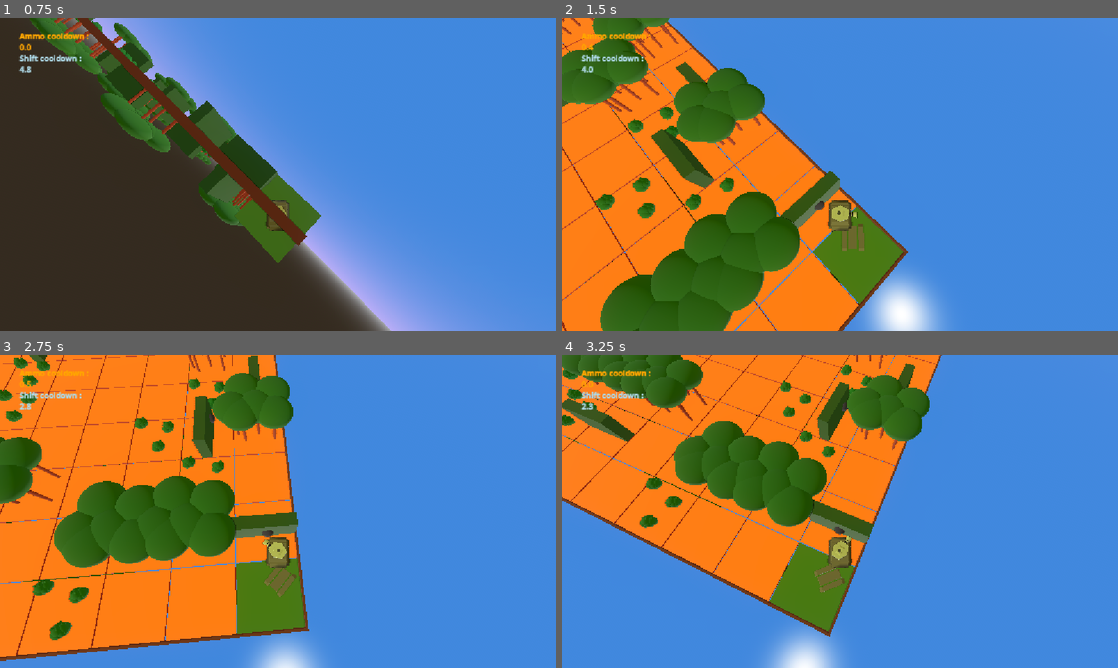
Above: before the commit, frames 1-4 (two rows, left to right).
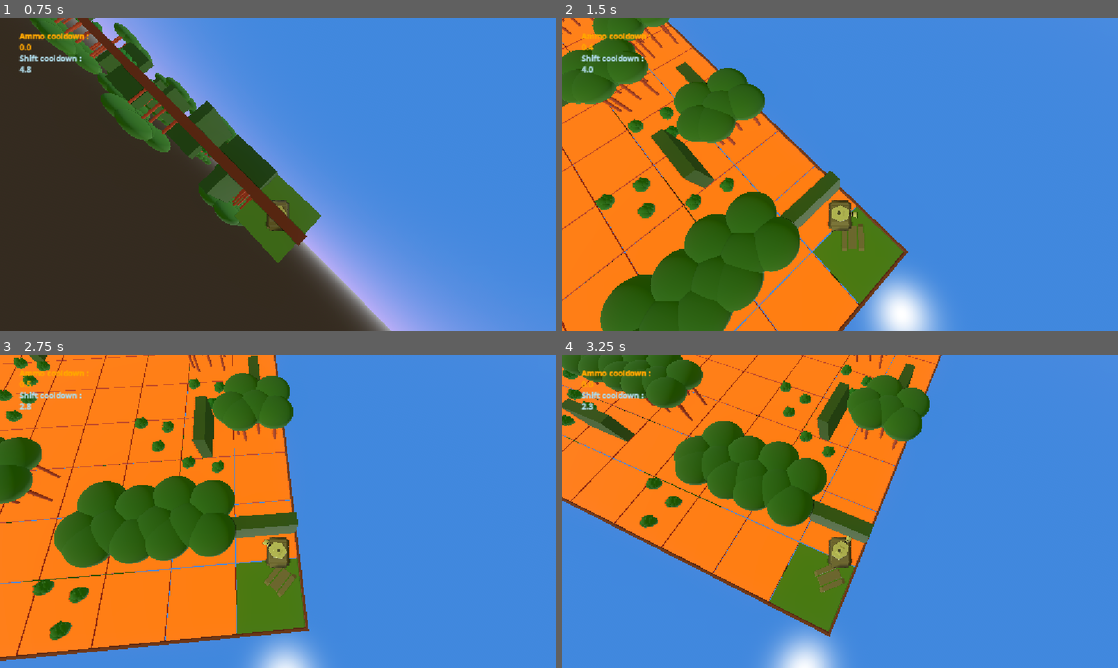
Above: after the commit, the same moments.

Repository: Grihgrix/Tank_Shift
Game: Godot game, scene res://Game scenes/Main_game_scene.tscn
Same seed, same stepped clock (60 frames per second), same inputs: the game is played once before the commit and once after it.
Inputs (mouse positions are in pixels of both pictures, inside the frame that each line leads up to):
- Up to frame 1 (0.75 s): tap Enter (ui_accept) at 0.5 s; move the mouse to (55, 55) at 0.52 s; hold Up (ui_up) from 0.53 s (still down); right-click (55, 55) at 0.6 s
- Up to frame 2 (1.5 s): keep holding Up (ui_up); tap Enter (ui_accept) at 0.77, 1.07 s; click (617, 55) at 0.8 s; move the mouse to (1006, 221) at 1.27 s; click (1006, 221) at 1.35 s
- Up to frame 3 (2.75 s): tap Enter (ui_accept) at 1.52, 1.55, 1.82, 2.1 s; move the mouse to (55, 392) at 2.02 s; release Up (ui_up) at 2.03 s; hold Left (ui_left) from 2.03 s (still down); click (55, 392) at 2.17 s; right-click (55, 392) at 2.3 s
- Up to frame 4 (3.25 s): keep holding Left (ui_left); move the mouse to (867, 511) at 2.77 s; right-click (867, 511) at 2.85 s; tap Enter (ui_accept) at 3.02 s; click (867, 511) at 3.05 s

Frame 1 is identical in both runs. In frame 2, less than 0.1% of the frame differs, in the area x 45-48%, y 58-62%; in frame 3, less than 0.1%, in the area x 37-50%, y 18-59%; in frame 4, less than 0.1%.

Commit message:
Character death implemented
Character death will prevent it to be controlled b the player
Character death is implemented upon projectile collision

Diff:
--- a/Game scenes/Character scenes/character.gd
+++ b/Game scenes/Character scenes/character.gd
@@ -17,6 +17,8 @@
 # characters deifferentiation variables
 @export var is_player:bool
 @export var character_id:int
+
+@onready var is_alive:bool = true
 
 
 
@@ -52,7 +54,7 @@
 	##############
 
 	# Upside-down shift command capture
-	if is_player and Input.is_action_just_pressed("ui_accept") and shift_timer.is_stopped():
+	if is_player and is_alive and Input.is_action_just_pressed("ui_accept") and shift_timer.is_stopped():
 		# Start the cooldown
 		shift_timer.start(Global.shift_cooldown)
 		# Trigger reparenting (in the main script)
@@ -66,7 +68,7 @@
 	###########################
 	# Command a distant Shift #
 	###########################
-	if is_player and Input.is_action_just_released("Distant_Shift") and shift_timer.is_stopped():
+	if is_player and is_alive and Input.is_action_just_released("Distant_Shift") and shift_timer.is_stopped():
 		# Start the cooldown
 		shift_timer.start(Global.shift_cooldown)
 		# Trigger reparenting (in the main script) and shift (in the tile script)
@@ -97,7 +99,7 @@
 	# Capture controls input #
 	##########################
 
-	if is_player:
+	if is_player and is_alive:
 		# Capture rotation controls
 		steer_direction = Input.get_axis("ui_right", "ui_left") # Left = 1 # Right = -1
 		# Capture translation controls
--- a/Game scenes/Character scenes/projectile_rc.gd
+++ b/Game scenes/Character scenes/projectile_rc.gd
@@ -30,11 +30,20 @@
 		# Stop the projectile from moving
 		set_physics_process(false)
 
+		# Detecti if we hit a character
+		collider = get_collider()
+		if collider is CharacterBody3D:
+			# Implement character death
+			collider.is_alive = false
+
+		# Depsawn projectile if we had a collision
+		despawn_projectile()
+
 
 func despawn_projectile():
 	queue_free()
 
 
 func _on_timer_timeout():
-	# At the end of the time, despawn the projectile
+	# At the end of the time, despawn the projectile, thus limiting the range
 	despawn_projectile()
--- a/Game scenes/Character scenes/shooter.gd
+++ b/Game scenes/Character scenes/shooter.gd
@@ -24,7 +24,7 @@
 
 
 func _physics_process(delta):
-	if character.is_player and Input.is_action_just_released("Shoot") and shooter_timer.is_stopped():
+	if character.is_player and character.is_alive and Input.is_action_just_released("Shoot") and shooter_timer.is_stopped():
 		shooter_timer.start(Global.shoot_cooldown)
 		print("Shoot")
 		shoot_rc()
--- a/Game scenes/Character scenes/tourelle.gd
+++ b/Game scenes/Character scenes/tourelle.gd
@@ -30,7 +30,7 @@
 	# Mouse in viewport coordinates.
 	#if event is InputEventMouseButton:
 	#	pass
-	if character.is_player and event is InputEventMouseMotion:
+	if character.is_player and character.is_alive and event is InputEventMouseMotion:
 		# Find mouse position
 		current_mouse_postion = event.position
 		# Find tourelle position
--- a/Game scenes/Main_game_scene.tscn
+++ b/Game scenes/Main_game_scene.tscn
@@ -43,6 +43,7 @@
 [node name="Player" parent="." unique_id=1998404675 instance=ExtResource("2_sqh5q")]
 is_player = true
 character_id = 1
+is_alive = false
 
 [node name="Camera3D2" type="Camera3D" parent="Player" unique_id=988657058]
 transform = Transform3D(1, 0, 0, 0, 0.34202, 0.9396927, 0, -0.9396927, 0.34202, 0, 20, 3)
